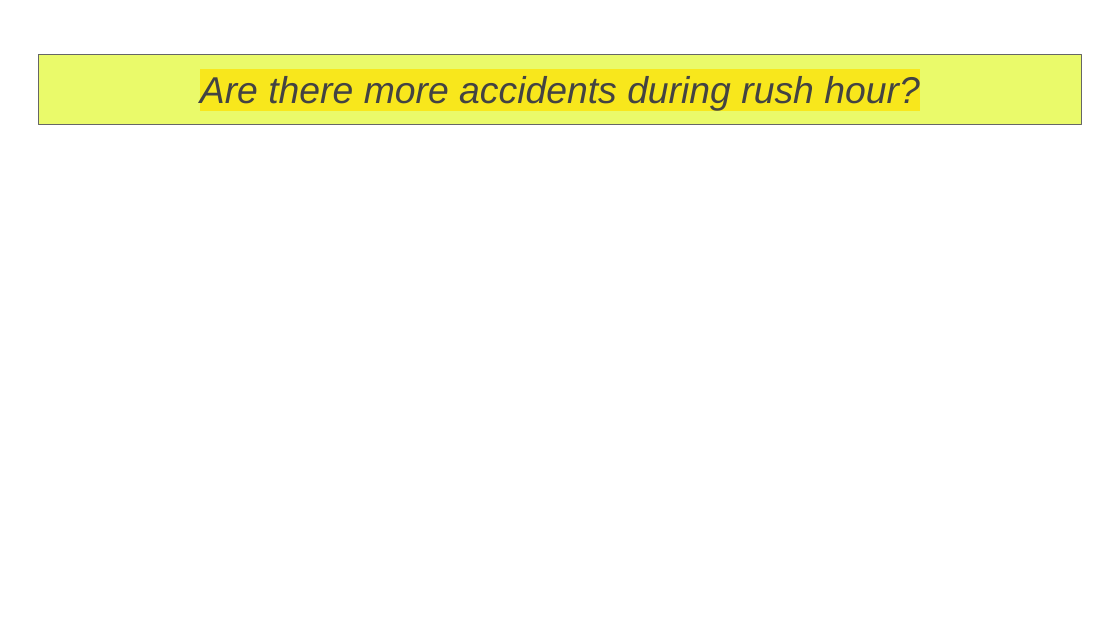
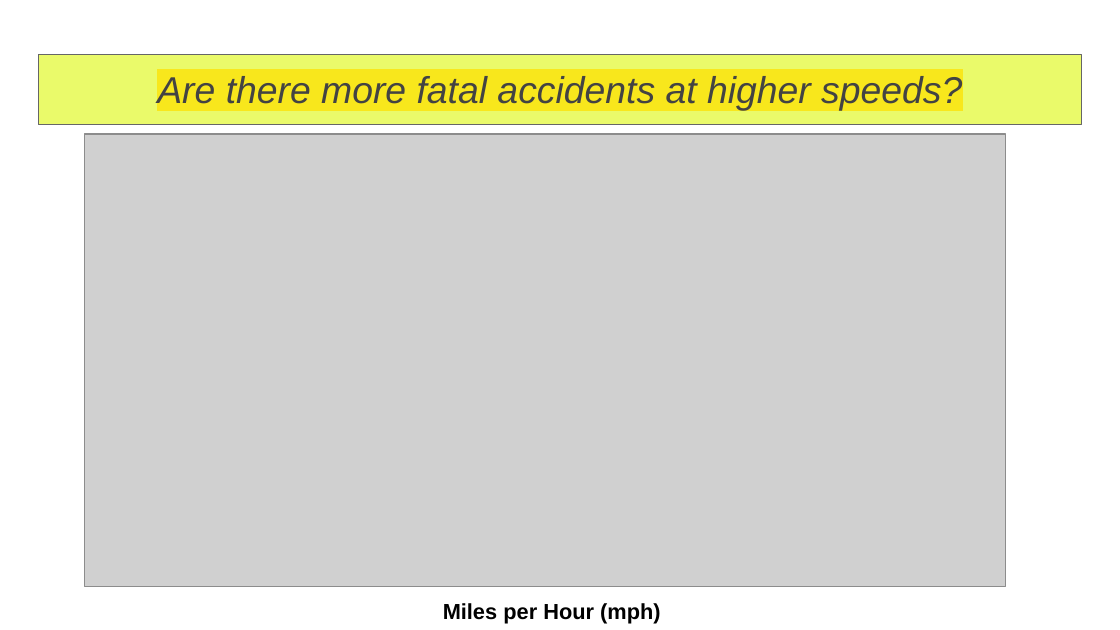
Before and after one commit to bailatrix/London-Traffic-Trends, a slide deck: slide 15 of Accident Trends in London.pptx (slide 9 before the commit). Drawn at 1120x630 pixels with LibreOffice and Linux fonts; fonts in the diff are those of the drawing; grey boxes stand for pictures. Boxes give left, top, right and bottom in pixels: in the first picture for what was removed or moved away, otherwise in the second. Text is boxed around its words. In the diff, an @@ line names an element or a change of style, - is before the commit and + after.

```diff
--- a/Accident Trends in London.pptx
+++ b/Accident Trends in London.pptx
@@ title at <box>157,76,962,110</box>: text changed @@
-Are there more accidents during rush hour?
+Are there more fatal accidents at higher speeds?
@@ picture added at <box>85,134,1006,587</box> @@
@@ text added at <box>443,603,661,624</box>, 14 pt, text #000000, bold @@
+Miles per Hour (mph)
```
Also in this commit, not shown: 8 other slides changed, 8 slides added, 10 slides removed.
